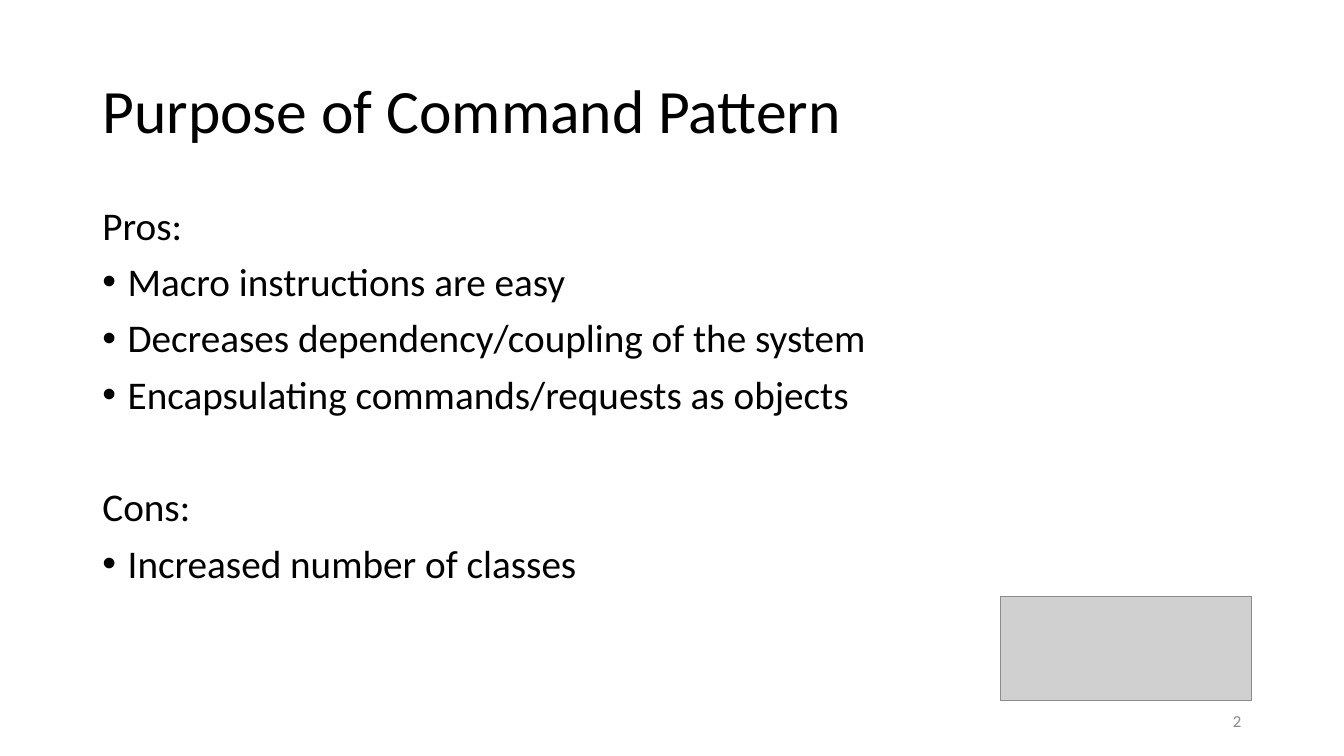
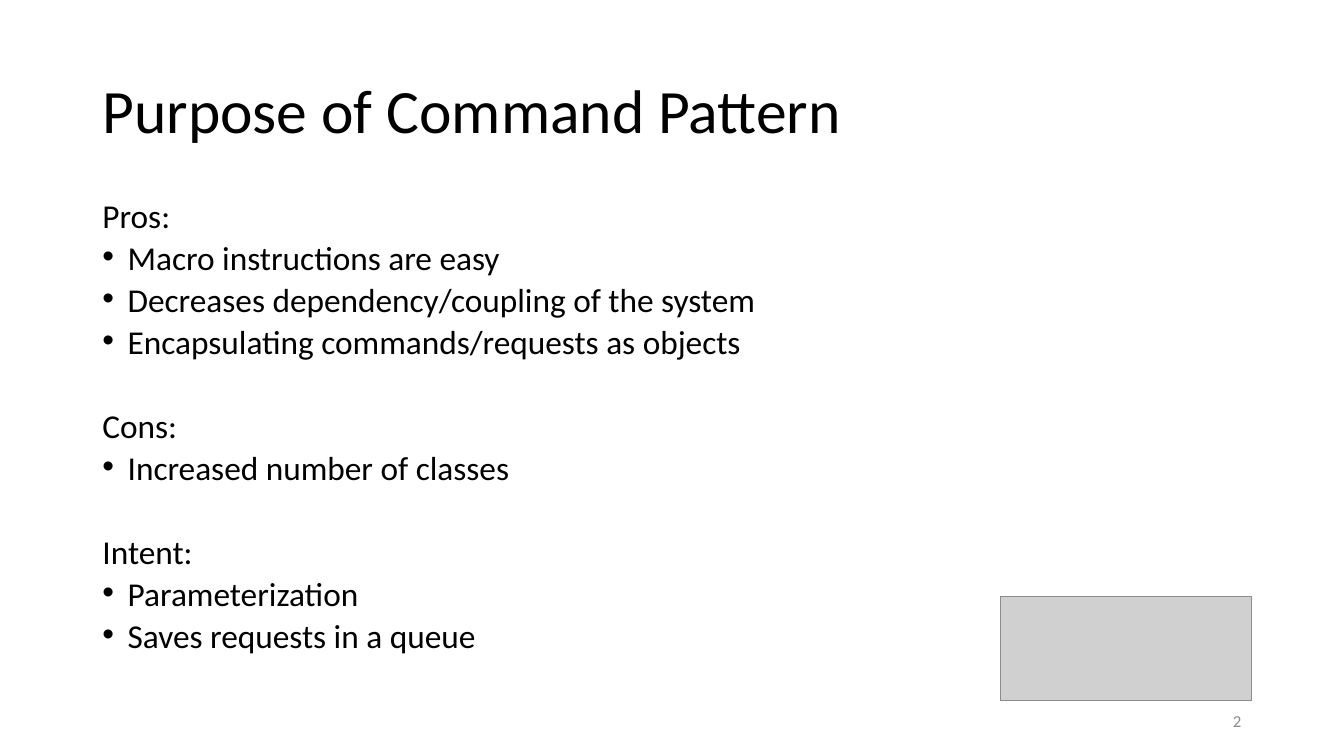
Before and after one commit to cuongcnguyen/SWDAssignment2, a slide deck: slide 2 of Presentation - Command Pattern.pptx. Drawn at 1344x756 pixels with LibreOffice and Linux fonts; fonts in the diff are those of the drawing; grey boxes stand for pictures. Boxes give left, top, right and bottom in pixels: in the first picture for what was removed or moved away, otherwise in the second. Text is boxed around its words. In the diff, an @@ line names an element or a change of style, - is before the commit and + after.

```diff
--- a/Presentation - Command Pattern.pptx
+++ b/Presentation - Command Pattern.pptx
@@ text at box(102, 206, 755, 481): size 28 to 23.8 pt in "Pros:", "Macro instructions are easy", "Decreases dependency/coupling of the system", "Encapsulating commands/requests as objects" and 2 more places; line spacing 0.9 to 0.7 @@
@@ text at box(102, 542, 476, 654): paragraphs added @@
+Intent:
+• Parameterization
+• Saves requests in a queue
```
Also in this commit, not shown: 1 other slide changed, 1 other file.
